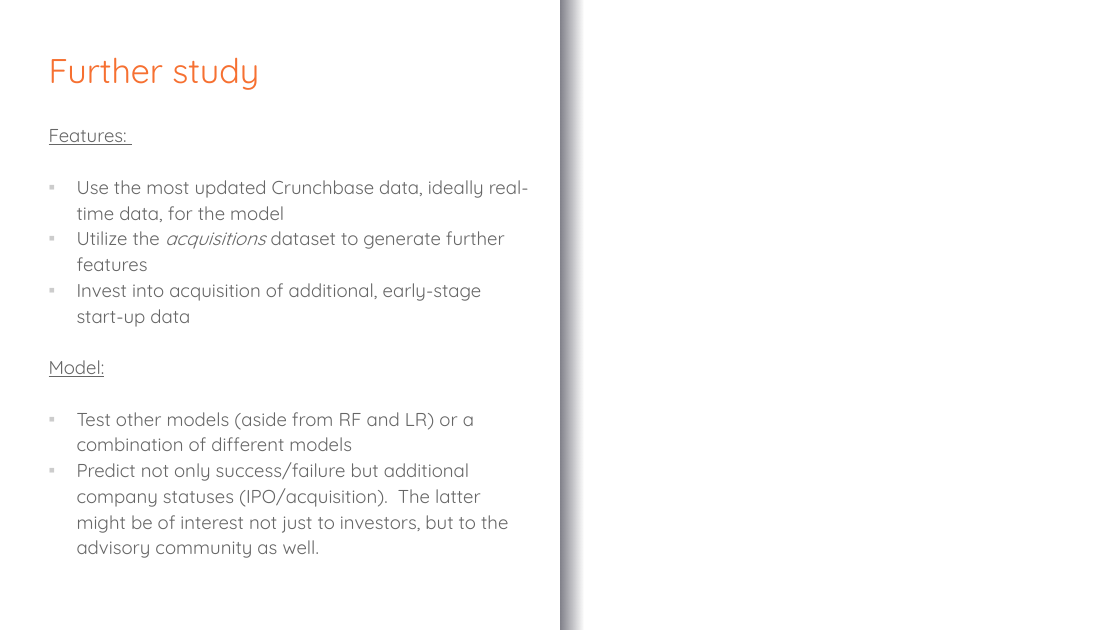
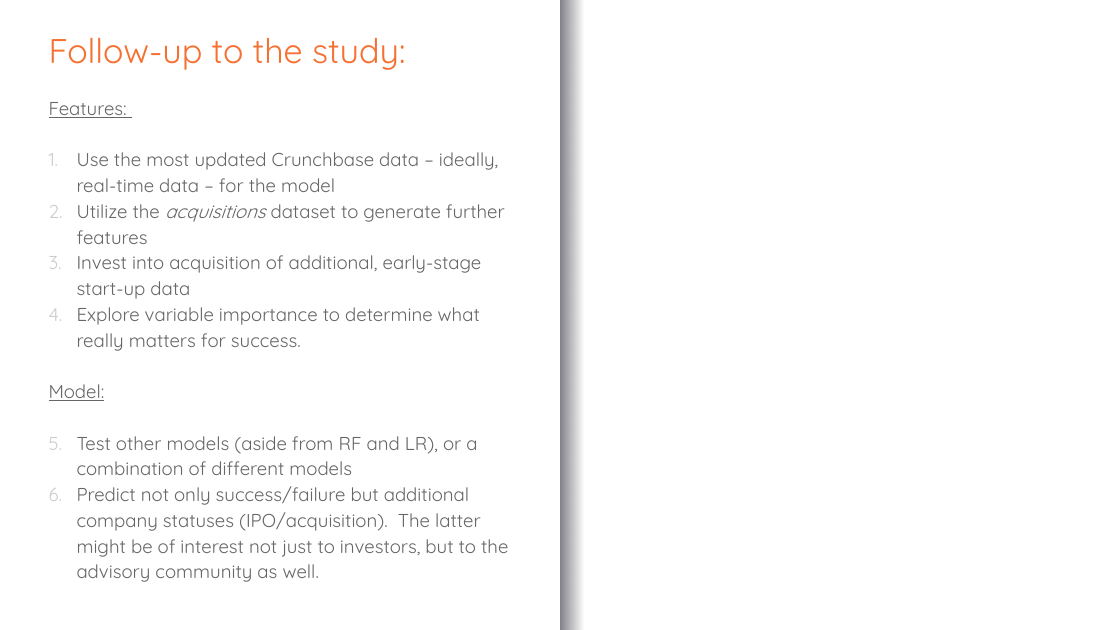
Before and after one commit to LVdatahub/Capstone-project----DS-Intensive-Springboard, a slide deck: slide 14 of Capstone_slide_deck.pptx. Drawn at 1120x630 pixels with LibreOffice and Linux fonts; fonts in the diff are those of the drawing; background and template pictures are left out. Boxes give left, top, right and bottom in pixels: in the first picture for what was removed or moved away, otherwise in the second. Text is boxed around its words. In the diff, an @@ line names an element or a change of style, - is before the commit and + after.

```diff
--- a/Capstone_slide_deck.pptx
+++ b/Capstone_slide_deck.pptx
@@ text at (x1=49, y1=37, x2=405, y2=70): text changed @@
-Further study
+Follow-up to the study:
@@ text "Features:" moved from (x1=49, y1=129, x2=529, y2=533) to (x1=49, y1=102, x2=508, y2=582) @@
@@ text at (x1=77, y1=152, x2=498, y2=192): text changed @@
-▪ Use the most updated Crunchbase data, ideally real-time data, for the model
+1. Use the most updated Crunchbase data – ideally, real-time data – for the model
@@ text at (x1=77, y1=204, x2=508, y2=582): bullet ▪ to 1. @@
@@ text at (x1=77, y1=307, x2=480, y2=351): paragraph added @@
+4. Explore variable importance to determine what really matters for success.
@@ text at (x1=77, y1=436, x2=477, y2=475): text changed @@
-▪ Test other models (aside from RF and LR) or a combination of different models
+1. Test other models (aside from RF and LR), or a combination of different models
```
Also in this commit, not shown: 13 other slides changed, 3 other files.
